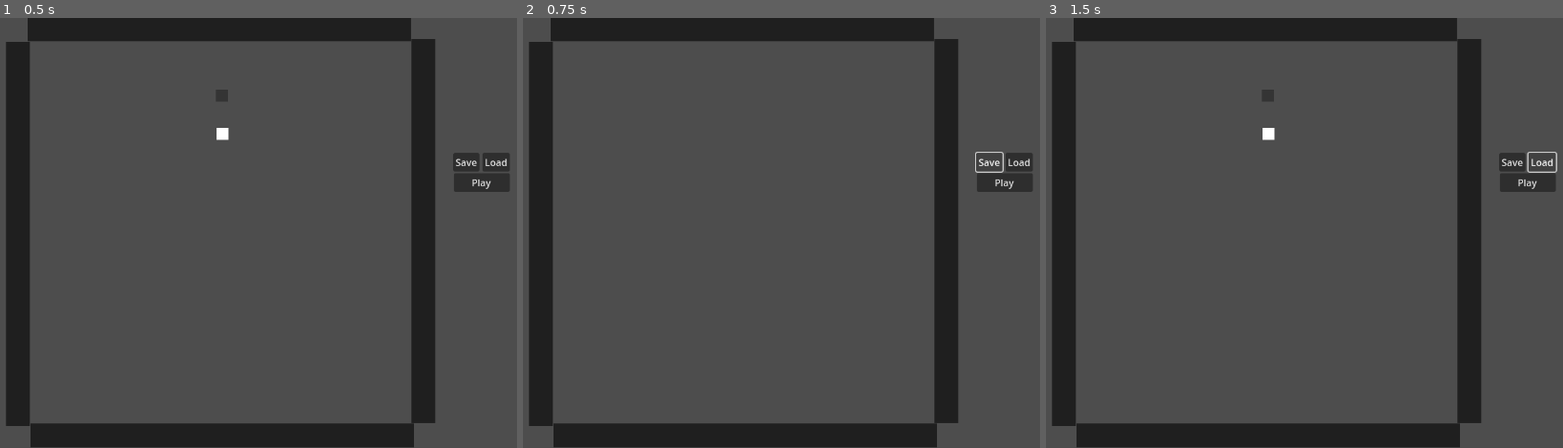
Above: before the commit, frames 1-3 (left to right).
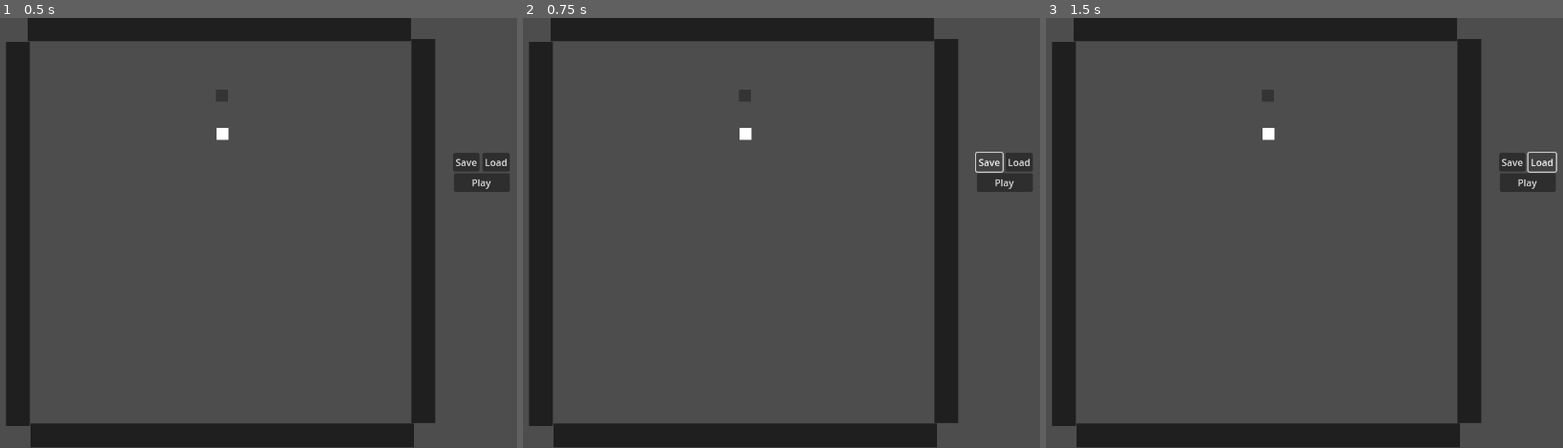
Above: after the commit, the same moments.

Repository: bjornarprytz/recursive-devices
Game: Godot game, scene res://main.tscn
Two runs of this game, one before a commit and one after it. Both use one fixed random seed, a clock stepped at 60 frames per second and the inputs below.
Inputs:
- Up to frame 1 (0.5 s): no input
- Up to frame 2 (0.75 s): click "Save" at 0.5 s
- Up to frame 3 (1.5 s): click "Load" at 1.25 s

Frame 1 is identical in both runs. In frame 2, 0.1% of the frame differs, in the area x 41-45%, y 16-29%; in frame 3, nothing differs.

Commit message:
edit/state

Diff:
--- a/src/autoload/create.gd
+++ b/src/autoload/create.gd
@@ -3,7 +3,9 @@
 
 var _deviceSpawner = preload ("res://device/device.tscn")
 var _sampleSpawner = preload ("res://sample/sample.tscn")
+var _deviceEditSpawner = preload ("res://device/deviceEdit.tscn")
 
+## This is creates a nested device component
 func device(specs: DeviceSpecs) -> Device:
 	var deviceScene = _deviceSpawner.instantiate() as Device
 	deviceScene.specs = specs
@@ -13,3 +15,9 @@
 	var sampleScene = _sampleSpawner.instantiate() as Sample
 	sampleScene.specs = data
 	return sampleScene
+
+## This creates a device that can be edited
+func deviceEdit(config: DeviceConfig) -> DeviceEdit:
+	var deviceEditScene = _deviceEditSpawner.instantiate() as DeviceEdit
+	deviceEditScene.config = config
+	return deviceEditScene
--- a/src/device/deviceConfig.gd
+++ b/src/device/deviceConfig.gd
@@ -3,12 +3,12 @@
 
 var initialState: PackedScene
 
-func save(state: DeviceState):
+func saveState(state: DeviceState):
 	var scene = PackedScene.new()
 
 	scene.pack(state)
 
 	initialState = scene
 
-func load() -> DeviceState:
+func loadState() -> Node2D:
 	return initialState.instantiate() as DeviceState
--- /dev/null
+++ b/src/device/deviceEdit.gd
@@ -0,0 +1,27 @@
+class_name DeviceEdit
+extends Node2D
+
+var config: DeviceConfig = DeviceConfig.new()
+
+@onready var _deviceState: DeviceState = $DeviceState
+
+func _ready() -> void:
+    config.saveState(_deviceState)
+
+func _loadState():
+    if _deviceState != null:
+        _deviceState.queue_free()
+    _deviceState = config.loadState()
+    add_child.call_deferred(_deviceState)
+
+func _saveState():
+    config.saveState(_deviceState)
+
+func _on_save_pressed() -> void:
+    _saveState()
+
+func _on_load_pressed() -> void:
+    _loadState()
+
+func _on_play_pressed() -> void:
+    _deviceState.run()
--- a/src/edit.tscn
+++ b/src/device/deviceEdit.tscn
@@ -1,15 +1,12 @@
-[gd_scene load_steps=4 format=3 uid="uid://cd3wir60p7con"]
+[gd_scene load_steps=3 format=3 uid="uid://cd3wir60p7con"]
 
-[ext_resource type="Script" path="res://edit.gd" id="1_8rhxp"]
-[ext_resource type="PackedScene" uid="uid://dh7qi35h7vkuq" path="res://initial_state.tscn" id="2_fxe3w"]
-[ext_resource type="PackedScene" uid="uid://cli44osk288cl" path="res://device/bounds.tscn" id="3_s3l02"]
+[ext_resource type="Script" path="res://device/deviceEdit.gd" id="1_8rhxp"]
+[ext_resource type="PackedScene" uid="uid://dh7qi35h7vkuq" path="res://device/deviceState.tscn" id="2_c8xwe"]
 
 [node name="Edit" type="Node2D"]
 script = ExtResource("1_8rhxp")
 
-[node name="Bounds" parent="." instance=ExtResource("3_s3l02")]
-
-[node name="InitialState" parent="." instance=ExtResource("2_fxe3w")]
+[node name="DeviceState" parent="." instance=ExtResource("2_c8xwe")]
 
 [node name="Save" type="Button" parent="."]
 offset_left = 710.0
--- /dev/null
+++ b/src/device/deviceState.gd
@@ -0,0 +1,20 @@
+class_name DeviceState
+extends Node2D
+
+signal changed(state: DeviceState)
+
+var state: Node2D:
+	get:
+		return $State
+var devices: Node2D:
+	get:
+		return $State/Devices
+var samples: Node2D:
+	get:
+		return $State/Samples
+
+func run():
+	state.process_mode = Node.PROCESS_MODE_INHERIT
+
+func pause():
+	state.process_mode = Node.PROCESS_MODE_DISABLED
--- /dev/null
+++ b/src/device/deviceState.tscn
@@ -0,0 +1,31 @@
+[gd_scene load_steps=7 format=3 uid="uid://dh7qi35h7vkuq"]
+
+[ext_resource type="Script" path="res://device/deviceState.gd" id="1_vm80u"]
+[ext_resource type="PackedScene" uid="uid://cli44osk288cl" path="res://device/bounds.tscn" id="2_hxp8b"]
+[ext_resource type="PackedScene" uid="uid://brq2p76noovtp" path="res://sample/sample.tscn" id="3_bxp8c"]
+[ext_resource type="Script" path="res://sample/sampleSpecs.gd" id="4_vvc7h"]
+[ext_resource type="PackedScene" uid="uid://dea14mcixfjcg" path="res://device/device.tscn" id="5_mrpsr"]
+
+[sub_resource type="Resource" id="Resource_wr270"]
+script = ExtResource("4_vvc7h")
+shape = 1
+properties = Array[int]([])
+
+[node name="DeviceState" type="Node2D"]
+script = ExtResource("1_vm80u")
+
+[node name="Bounds" parent="." instance=ExtResource("2_hxp8b")]
+
+[node name="State" type="Node2D" parent="."]
+process_mode = 4
+
+[node name="Samples" type="Node2D" parent="State"]
+
+[node name="Sample" parent="State/Samples" instance=ExtResource("3_bxp8c")]
+position = Vector2(322, 91)
+specs = SubResource("Resource_wr270")
+
+[node name="Devices" type="Node2D" parent="State"]
+
+[node name="Device" parent="State/Devices" instance=ExtResource("5_mrpsr")]
+position = Vector2(323, 155)
--- a/src/edit.gd
+++ /dev/null
@@ -1,33 +0,0 @@
-class_name DeviceEdit
-extends Node2D
-
-var _deviceConfig: DeviceConfig = DeviceConfig.new()
-
-@onready var _initialState: DeviceState = $InitialState
-
-func _ready() -> void:
-	_initialState.process_mode = Node.PROCESS_MODE_DISABLED
-	_deviceConfig.save(_initialState)
-
-func save():
-	_deviceConfig.save(_initialState)
-
-func loadState(deviceData: DeviceConfig):
-	_deviceConfig = deviceData
-	_initialState.queue_free()
-	_initialState = _deviceConfig.load()
-	add_child.call_deferred(_initialState)
-
-func clear():
-	for child in _initialState.get_children():
-		child.queue_free()
-
-func _on_save_pressed() -> void:
-	save()
-	clear()
-
-func _on_load_pressed() -> void:
-	loadState(_deviceConfig)
-
-func _on_play_pressed() -> void:
-	_initialState.process_mode = Node.PROCESS_MODE_INHERIT
--- a/src/initial_state.tscn
+++ /dev/null
@@ -1,25 +0,0 @@
-[gd_scene load_steps=6 format=3 uid="uid://dh7qi35h7vkuq"]
-
-[ext_resource type="Script" path="res://state.gd" id="1_02wmx"]
-[ext_resource type="Script" path="res://sample/sampleSpecs.gd" id="3_0bccl"]
-[ext_resource type="PackedScene" uid="uid://brq2p76noovtp" path="res://sample/sample.tscn" id="3_cxbrb"]
-[ext_resource type="PackedScene" uid="uid://dea14mcixfjcg" path="res://device/device.tscn" id="3_xfra3"]
-
-[sub_resource type="Resource" id="Resource_wr270"]
-script = ExtResource("3_0bccl")
-shape = 1
-properties = Array[int]([])
-
-[node name="InitialState" type="Node2D"]
-script = ExtResource("1_02wmx")
-
-[node name="Samples" type="Node2D" parent="."]
-
-[node name="Sample" parent="Samples" instance=ExtResource("3_cxbrb")]
-position = Vector2(322, 91)
-specs = SubResource("Resource_wr270")
-
-[node name="Devices" type="Node2D" parent="."]
-
-[node name="Device" parent="Devices" instance=ExtResource("3_xfra3")]
-position = Vector2(323, 155)
--- a/src/main.tscn
+++ b/src/main.tscn
@@ -1,6 +1,6 @@
 [gd_scene load_steps=2 format=3 uid="uid://clr2dpjnb1ftn"]
 
-[ext_resource type="PackedScene" uid="uid://cd3wir60p7con" path="res://edit.tscn" id="1_d6428"]
+[ext_resource type="PackedScene" uid="uid://cd3wir60p7con" path="res://device/deviceEdit.tscn" id="1_d6428"]
 
 [node name="Main" type="Node2D"]
 
--- a/src/state.gd
+++ /dev/null
@@ -1,6 +0,0 @@
-class_name DeviceState
-extends Node2D
-
-signal changed(state: DeviceState)
-
-@onready var samples : Node2D = $Samples
Not shown, changed: readme.md
